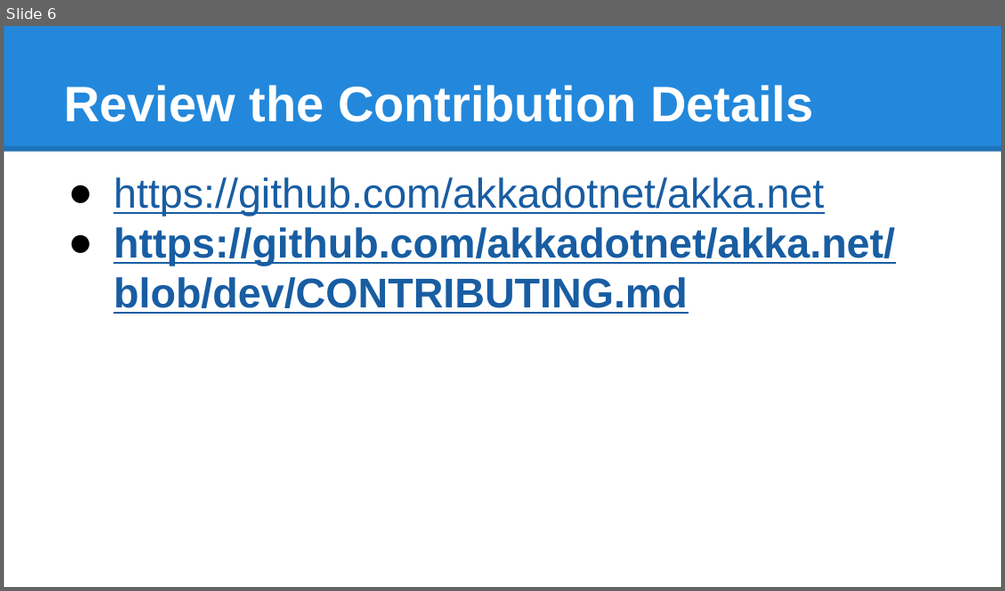
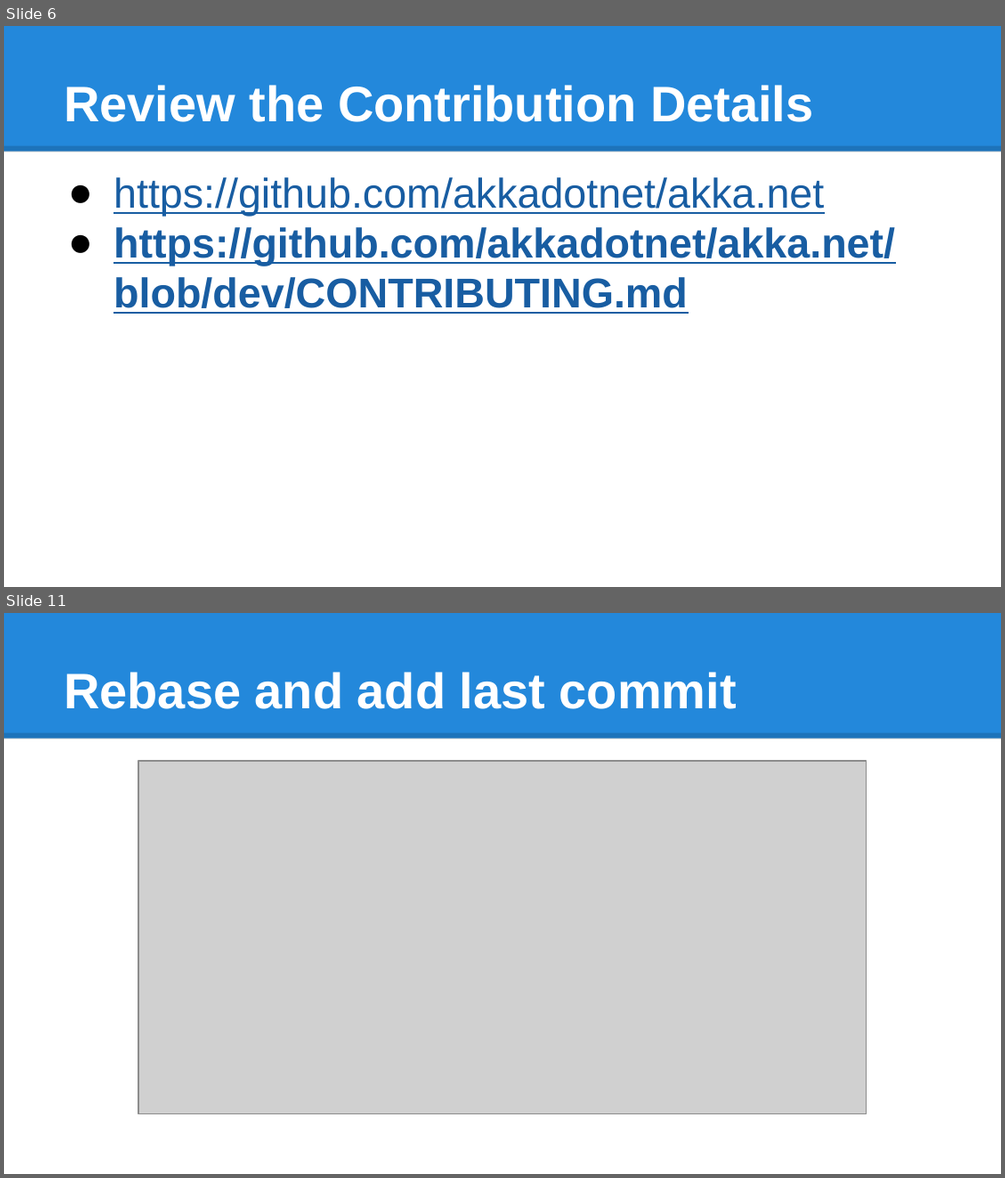
Before and after one commit to jcwrequests/akka-screencasts, a slide deck: Pull Request 101/Pull Request 101.pptx. Shown one above the other, each under a label of ours: slide 6 before the commit, slides 6 and 11 after it; the slides between them are not shown. The pictures are 1005x591 and 1005x1178 pixels, drawn with LibreOffice and Linux fonts; fonts in the diff are those of the drawing; grey boxes stand for pictures. Boxes give left, top, right and bottom in pixels: in the first picture for what was removed or moved away, otherwise in the second. Text is boxed around its words. In the diff, an @@ line names an element or a change of style, - is before the commit and + after.

```diff
--- a/Pull Request 101/Pull Request 101.pptx
+++ b/Pull Request 101/Pull Request 101.pptx
@@ slide 11 added at [4, 613, 1001, 1174], background #FFFFFF; not listed: 2 template elements that a slide beside it also shows @@
@@ title added at [64, 672, 736, 709], 36 pt, text #FFFFFF, bold @@
+Rebase and add last commit
@@ picture added at [138, 761, 866, 1113] @@
```
Also in this commit, not shown: 7 other slides added, 1 slide removed.
